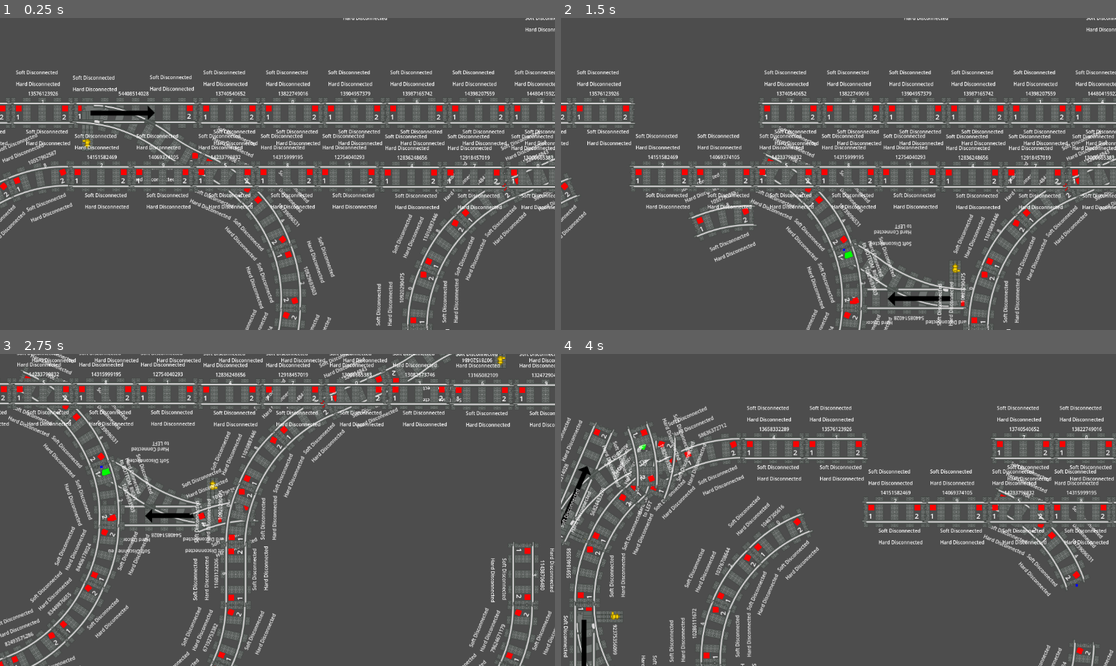
Above: before the commit, frames 1-4 (two rows, left to right).
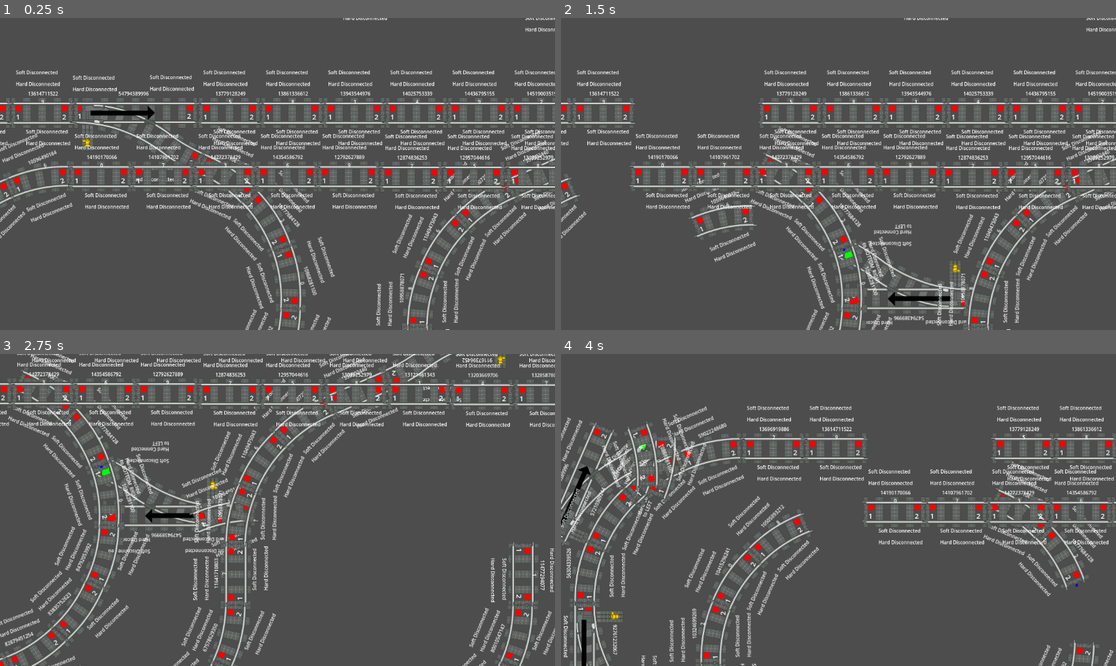
Above: after the commit, the same moments.

Repository: RustyRailways/RustyRailways
Game: Godot game, scene res://Main.tscn
Two runs of this game, one before a commit and one after it. Both use one fixed random seed, a clock stepped at 60 frames per second and the inputs below.
Inputs (mouse positions are in pixels of both pictures, inside the frame that each line leads up to):
- Up to frame 1 (0.25 s): no input
- Up to frame 2 (1.5 s): tap Enter at 0.5 s; drag from (699, 136) to (849, 308) at 0.52 s; drag from (599, 180) to (966, 298) at 1.27 s
- Up to frame 3 (2.75 s): tap Space at 2 s; move the mouse to (227, 516) at 2.02 s; hold Ctrl (pan_mode) from 2.03 s (still down); click (227, 516) at 2.17 s
- Up to frame 4 (4 s): release Ctrl (pan_mode) at 2.75 s; tap Enter at 2.75 s; drag from (788, 634) to (666, 516) at 2.77 s; tap Space at 3.5 s; drag from (1077, 634) to (660, 466) at 3.52 s

The runs differ from the first frame. In frame 1, 0.7% of the frame differs, in the area x 6-100%, y 23-100%; in frame 2, 0.6%; in frame 3, 0.7%, in the area x 1-100%, y 1-96%; in frame 4, 0.5%.
Error after the commit: Parse Error: Function "force_update_connections()" not found in base self. (res://Main.gd:12)

Commit message:
Move client/Main.tscn script to a dedicated file (client/Main.gd)

Diff:
--- /dev/null
+++ b/client/Main.gd
@@ -0,0 +1,12 @@
+extends Node2D
+
+func _on_AutoDataUpdater_timeout():
+	# call all update methods (that will then call to send requests)
+
+	# the Train Nodes inside $Trains are actually just pointing to the real Train Nodes that are in the path of the train track
+#	for train in $Trains:
+#		train.updateStatus()
+	pass
+
+func _ready() -> void:
+	force_update_connections()
--- a/client/Main.tscn
+++ b/client/Main.tscn
@@ -1,6 +1,7 @@
 [gd_scene load_steps=26 format=3 uid="uid://d0rmgd244h416"]
 
 [ext_resource type="Script" path="res://AutoDataUpdater.gd" id="1_buvbv"]
+[ext_resource type="Script" path="res://Main.gd" id="1_uhvos"]
 [ext_resource type="Script" path="res://WebSocketClient.gd" id="1_wdu4v"]
 [ext_resource type="Script" path="res://HTTPIO.gd" id="1_wt0ks"]
 [ext_resource type="Script" path="res://AddressTextEdit.gd" id="2_hhqah"]
@@ -25,20 +26,8 @@
 [ext_resource type="PackedScene" uid="uid://cnule33nhmeqa" path="res://trains/Train.tscn" id="25_85y65"]
 [ext_resource type="PackedScene" uid="uid://crb32reckktf4" path="res://nfc-tags/NFCTag.tscn" id="26_qm2qs"]
 
-[sub_resource type="GDScript" id="GDScript_7igx0"]
-script/source = "extends Node2D
-
-func _on_AutoDataUpdater_timeout():
-	# call all update methods (that will then call to send requests)
-
-	# the Train Nodes inside $Trains are actually just pointing to the real Train Nodes that are in the path of the train track
-#	for train in $Trains:
-#		train.updateStatus()
-	pass
-"
-
 [node name="Main" type="Node2D"]
-script = SubResource("GDScript_7igx0")
+script = ExtResource("1_uhvos")
 
 [node name="AutoDataUpdater" type="Timer" parent="."]
 autostart = true
